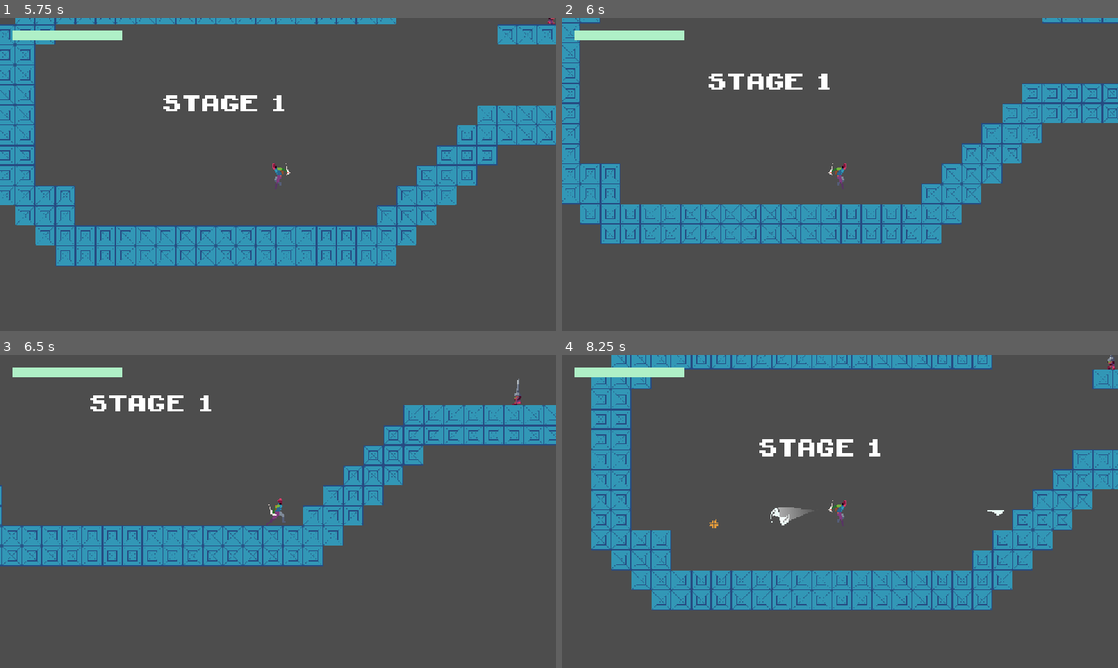
Above: before the commit, frames 1-4 (two rows, left to right).
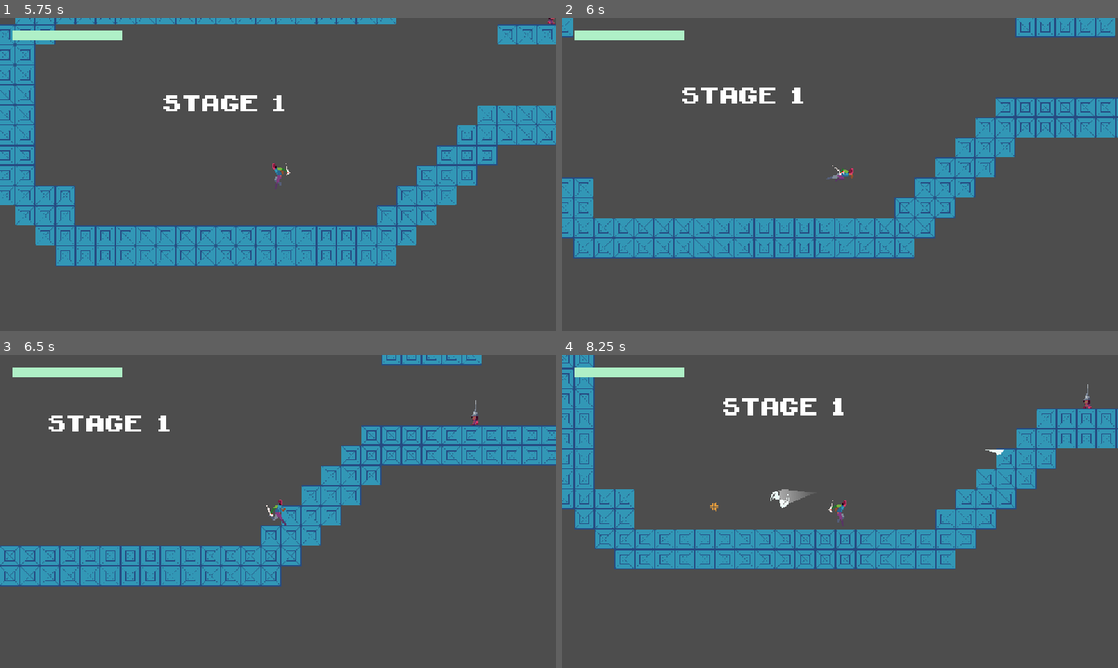
Above: after the commit, the same moments.

Repository: jbradlim08/MindBlade
Game: Godot game, scene res://scene/game/main_menu.tscn
The game is run twice, just before and just after one commit, with the same random seed, the same clock (stepped at 60 frames per second) and the same inputs.
Inputs (mouse positions are in pixels of both pictures, inside the frame that each line leads up to):
- Up to frame 1 (5.75 s): click (122, 174) at 0.5 s; tap Enter at 1.25 s; move the mouse to (400, 158) at 1.27 s; hold D (right) 1.28-2.78 s; tap Space (dash) at 1.35, 5.3 s; tap W (jump) at 1.52, 1.82, 2.27, 2.57, 3.77, 4.07, 4.52, 4.55, 4.82, 5.1, 5.27, 5.57 s; click (400, 158) at 1.55 s; move the mouse to (166, 190) at 2.02 s; click (166, 190) at 2.1 s; tap Middle mouse button (middle-mouse) at 2.3 s; move the mouse to (333, 105) at 2.77 s; hold A (left) 2.78-3.53 s; hold Middle mouse button (middle-mouse) 2.78-3.53 s; click (333, 105) at 2.92 s; right-click (333, 105) at 3.05 s; move the mouse to (383, 68) at 3.52 s; hold D (right) 3.53-5.03 s; right-click (383, 68) at 3.6 s; click (383, 68) at 3.67 s; tap Shift at 3.8, 4.35 s; move the mouse to (444, 221) at 4.27 s; click (444, 221) at 4.42 s; move the mouse to (111, 127) at 5.02 s; hold A (left) from 5.03 s (still down); click (111, 127) at 5.17 s
- Up to frame 2 (6 s): move the mouse to (867, 174) at 5.77 s; release A (left) at 5.78 s; hold D (right) from 5.78 s (still down); tap Space (dash) at 5.85 s
- Up to frame 3 (6.5 s): keep holding D (right); click (305, 511) at 6.05 s
- Up to frame 4 (8.25 s): move the mouse to (756, 433) at 6.52 s; release D (right) at 6.53 s; hold A (left) 6.53-8.03 s; click (756, 433) at 6.6 s; tap W (jump) at 6.77, 7.07, 7.52, 7.82 s; tap Middle mouse button (middle-mouse) at 6.8 s; move the mouse to (962, 495) at 7.27 s; hold Middle mouse button (middle-mouse) 7.28-8.03 s; click (962, 495) at 7.42 s; right-click (962, 495) at 7.55 s; move the mouse to (728, 527) at 8.02 s; hold D (right) from 8.03 s (still down); right-click (728, 527) at 8.1 s; click (728, 527) at 8.17 s

Frame 1 is identical in both runs. In frame 2, 17% of the frame differs, in the area x 0-100%, y 0-77%; in frame 3, 16%; in frame 4, 35%, in the area x 0-100%, y 0-82%.

Commit message:
Fix the dash bug where player can get stuck in the middle by using two(2) detectors for ground and air mode. If the detector hits, player is not allowed to dash

Diff:
--- a/character/base_player.gd
+++ b/character/base_player.gd
@@ -29,7 +29,8 @@
 @onready var blades = $Blades.get_children()
 @onready var hitbox_col: CollisionShape2D = $Hitbox/HitboxCollision
 @onready var hurtbox_col: CollisionShape2D = $Hurtbox/HurtboxCollision
-@onready var ground_detection: RayCast2D = $GroundDetection
+@onready var wall_ground_detector: RayCast2D = $WallGroundDetector
+@onready var wall_air_detector: RayCast2D = $WallAirDetector
 
 var cur_state: PlayerState = PlayerState.IDLE
 var dir: float = 0.0
@@ -41,6 +42,7 @@
 var can_jump_attack: bool = true
 var can_hurt: bool = true
 var can_dash: bool = true
+var dash_final_dir: Vector2
 var enemy_pos: Vector2 = Vector2.ZERO
 
 func _ready() -> void:
@@ -57,8 +59,8 @@
 
 	#handle all input to movement, jump, and other states
 	handle_input()
-	handle_throw()
-	#if not is_attacking:
+	handle_throw() # not affected by can_get_input variable
+
 	move_and_slide()
 
 	# all that need to be reset (jump, dash, etc)
@@ -88,12 +90,6 @@
 			is_jump_attack = false
 			set_state(PlayerState.FALL)
 			# this is to prevent throw state condition being paused
-
-func check_ground_detection() -> bool:
-	if ground_detection.is_colliding():
-		return true
-	else:
-		return false
 
 func handle_movement() -> void:
 	if dir != 0:
@@ -123,8 +119,40 @@
 		velocity.y = fall_velocity
 
 func handle_dash() -> void:
-	if Input.is_action_just_pressed("dash") and can_dash:
+	if Input.is_action_just_pressed("dash") and \
+	   can_dash:
+		var dash_dir_x: float = 0.0
+		var dash_dir_y: float = 0.0
+		var move: String = "horizontal" # horizontal or vertical
+
+		# if on ground
+		if sprite.flip_h: dash_dir_x = -1.0
+		else: dash_dir_x = 1.0
+
+		# if on air
+		if not is_on_floor():
+			if velocity.y <= 0:
+				dash_dir_x = dir
+				dash_dir_y = -1.0
+			if dash_dir_x != 0.0:
+				dash_dir_y = 0.0
+		else:
+			dash_dir_y = 0
+
+		var final_dir: Vector2 = Vector2(dash_dir_x, dash_dir_y).normalized()
+
+		if final_dir.y == 0.0: move = "horizontal"
+		else: move = "vertical"
+
+		if move == "horizontal":
+			if is_on_floor() and wall_ground_detector.is_colliding():
+				return
+			elif not is_on_floor() and wall_air_detector.is_colliding():
+				return
+
+		dash_final_dir = final_dir
 		set_state(PlayerState.DASH)
+
 
 func handle_attack() -> void:
 	if Input.is_action_just_pressed("left-click"):
@@ -151,9 +179,13 @@
 	if dir > 0:
 		sprite.flip_h = false
 		hitbox_col.position.x = 28
+		wall_ground_detector.target_position.x = 130
+		wall_air_detector.target_position.x = 130
 	elif dir < 0:
 		sprite.flip_h = true
 		hitbox_col.position.x = -28
+		wall_ground_detector.target_position.x = -130
+		wall_air_detector.target_position.x = -130
 
 func handle_input() -> void:
 	if GameManager.can_get_input == false:
@@ -167,7 +199,7 @@
 	handle_fall()
 	handle_dash()
 	handle_attack()
-	#handle_throw()
+	#handle_throw() temporary
 	handle_facing()
 
 func reset() -> void:
@@ -183,12 +215,11 @@
 func set_state(new_state: PlayerState) -> void:
 	#if is_attacking:
 		#return
-
 	if cur_state == new_state:
 		return
 
 	cur_state = new_state
-	#print("Player: ", PlayerState.keys()[cur_state])
+	print("Player: ", PlayerState.keys()[cur_state])
 	match cur_state:
 		PlayerState.IDLE:
 			idle()
@@ -225,30 +256,11 @@
 func dash() -> void:
 	GameManager.can_get_input = false
 
-	can_dash = false
-	var dash_dir_x: float = 0.0
-	var dash_dir_y: float = 0.0
-
-	# if on ground
-	if sprite.flip_h:
-		dash_dir_x = -1.0
-	else:
-		dash_dir_x = 1.0
-
-	# if on air
-	if not is_on_floor():
-		if velocity.y <= 0:
-			dash_dir_y = -1.0
-			dash_dir_x = dir
-		if dash_dir_x != 0.0:
-			dash_dir_y = 0.0
-	else:
-		dash_dir_y = 0
-
-	var final_dir: Vector2 = Vector2(dash_dir_x, dash_dir_y).normalized()
-	velocity = final_dir * dash_speed
-
-	match final_dir:
+	velocity = dash_final_dir * dash_speed
+	print(velocity)
+
+	# animation
+	match dash_final_dir:
 		Vector2(1.0, 0.0):
 			anim.play("dash_right")
 		Vector2(-1.0, 0.0):
@@ -260,7 +272,6 @@
 				anim.play("dash_up_left")
 
 	await anim.animation_finished
-
 	velocity = Vector2.ZERO
 	GameManager.can_get_input = true
 
--- a/character/base_player.tscn
+++ b/character/base_player.tscn
@@ -30,8 +30,13 @@
 
 [node name="AnimationPlayer" type="AnimationPlayer" parent="."]
 
-[node name="GroundDetection" type="RayCast2D" parent="."]
-collision_mask = 512
+[node name="WallGroundDetector" type="RayCast2D" parent="."]
+target_position = Vector2(43, 0)
+collision_mask = 2560
+
+[node name="WallAirDetector" type="RayCast2D" parent="."]
+target_position = Vector2(43, 0)
+collision_mask = 2560
 
 [connection signal="area_entered" from="Hitbox" to="." method="_on_hitbox_area_entered"]
 [connection signal="body_entered" from="Hurtbox" to="." method="_on_hurtbox_body_entered"]
--- a/character/vier/vier.tscn
+++ b/character/vier/vier.tscn
@@ -331,10 +331,10 @@
 tracks/1/interp = 1
 tracks/1/loop_wrap = true
 tracks/1/keys = {
-"times": PackedFloat32Array(0),
-"transitions": PackedFloat32Array(1),
-"update": 0,
-"values": [1.36136]
+"times": PackedFloat32Array(0, 0.25),
+"transitions": PackedFloat32Array(1, 1),
+"update": 0,
+"values": [1.36136, 1.36136]
 }
 tracks/2/type = "value"
 tracks/2/imported = false
@@ -343,10 +343,10 @@
 tracks/2/interp = 1
 tracks/2/loop_wrap = true
 tracks/2/keys = {
-"times": PackedFloat32Array(0),
-"transitions": PackedFloat32Array(1),
-"update": 0,
-"values": [1.36136]
+"times": PackedFloat32Array(0, 0.25),
+"transitions": PackedFloat32Array(1, 1),
+"update": 0,
+"values": [1.36136, 1.36136]
 }
 tracks/3/type = "value"
 tracks/3/imported = false
@@ -960,5 +960,9 @@
 &"": SubResource("AnimationLibrary_5j0gu")
 }
 
-[node name="GroundDetection" parent="." index="6"]
-target_position = Vector2(0, 80)
+[node name="WallGroundDetector" parent="." index="6"]
+target_position = Vector2(130, 0)
+
+[node name="WallAirDetector" parent="." index="7"]
+position = Vector2(0, 24)
+target_position = Vector2(130, 0)
--- a/enemy/ground/dummy.gd
+++ b/enemy/ground/dummy.gd
@@ -7,7 +7,7 @@
 	anim.play("idle")
 
 
-func take_damage(_dmg: float, _pos: Vector2) -> void:
+func take_damage(_dmg: float) -> void:
 	set_physics_process(false)
 	anim.play("hurt")
 	await anim.animation_finished
--- a/enemy/ground/headknife.gd
+++ b/enemy/ground/headknife.gd
@@ -182,7 +182,7 @@
 		return
 
 	cur_state = new_state
-	print("HK: ", HKState.keys()[cur_state])
+	#print("HK: ", HKState.keys()[cur_state])
 
 	match cur_state:
 		HKState.IDLE:
